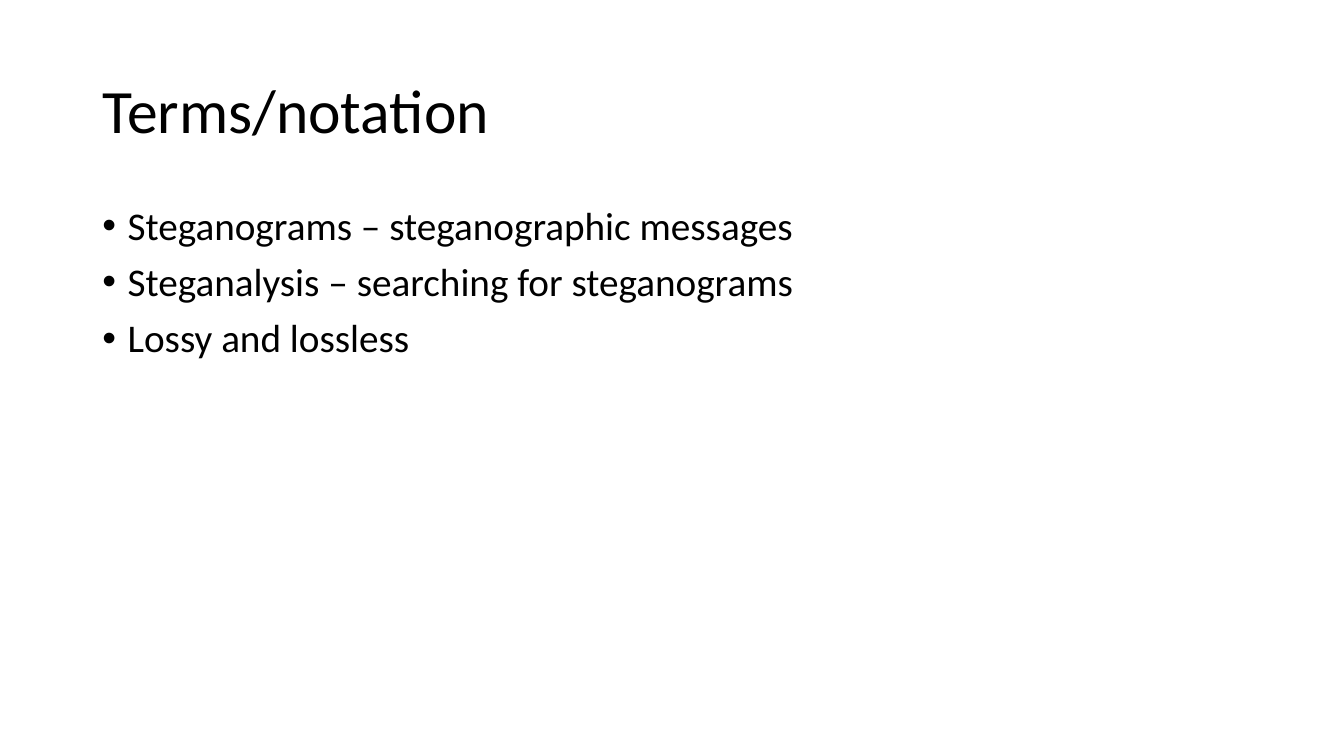
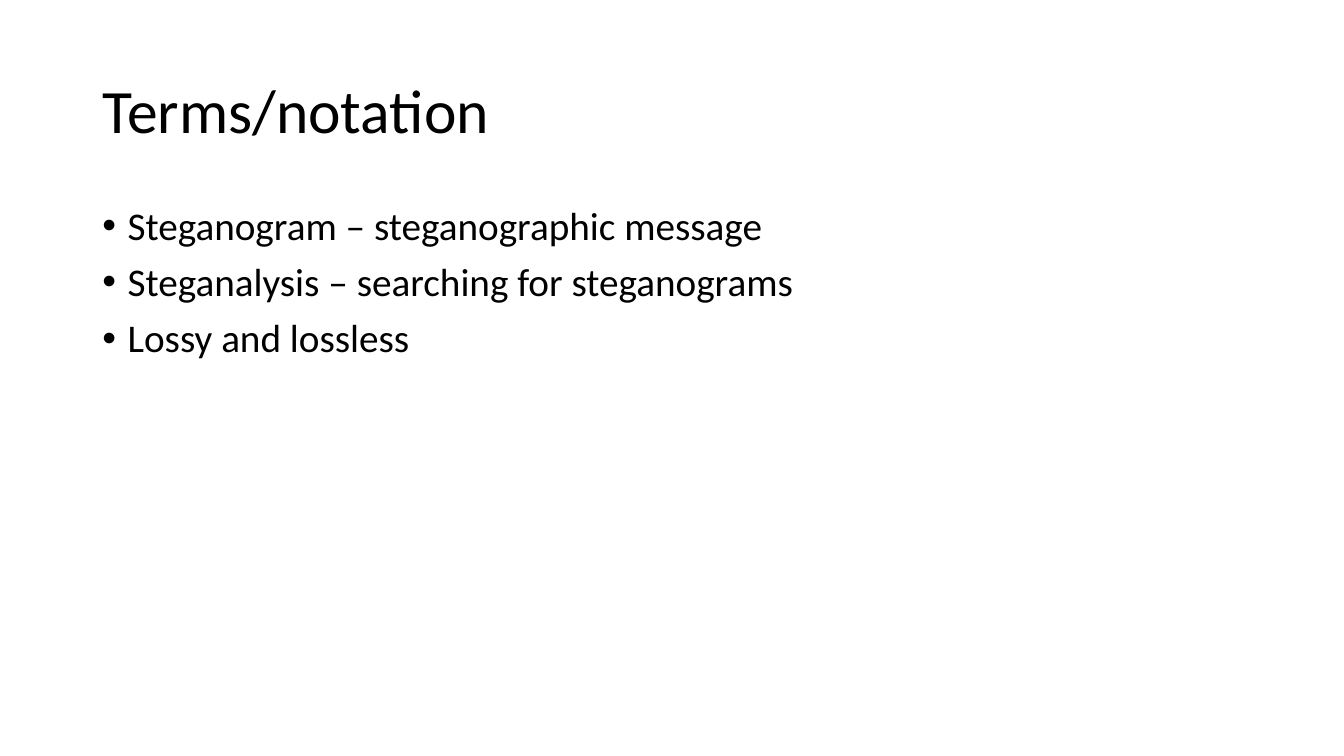
Before and after one commit to crussell2021/SteganographyProject, a slide deck: slide 8 of Documents/Presentation.pptx. Drawn at 1344x756 pixels with LibreOffice and Linux fonts; fonts in the diff are those of the drawing. Boxes give left, top, right and bottom in pixels: in the first picture for what was removed or moved away, otherwise in the second. Text is boxed around its words. In the diff, an @@ line names an element or a change of style, - is before the commit and + after.

```diff
--- a/Documents/Presentation.pptx
+++ b/Documents/Presentation.pptx
@@ text at bbox=[128, 212, 762, 247]: text changed @@
-• Steganograms – steganographic messages
+• Steganogram – steganographic message
```
